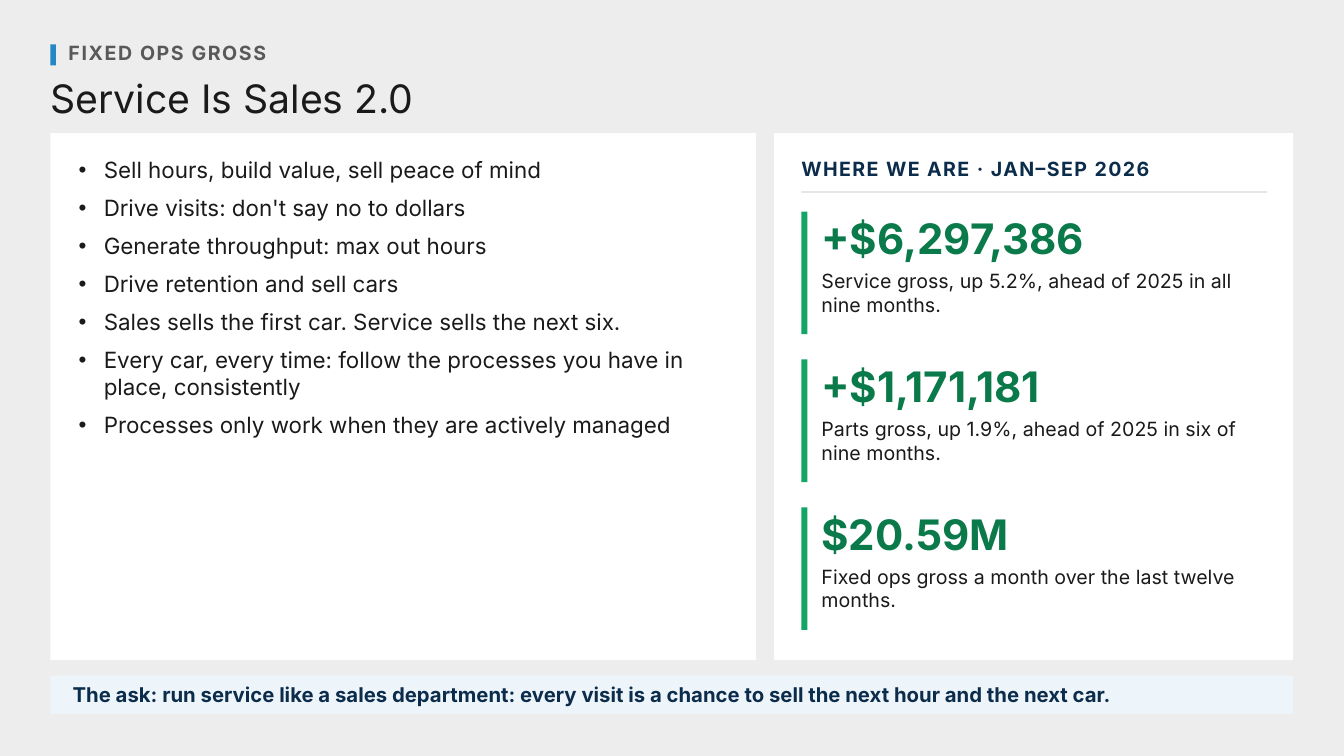
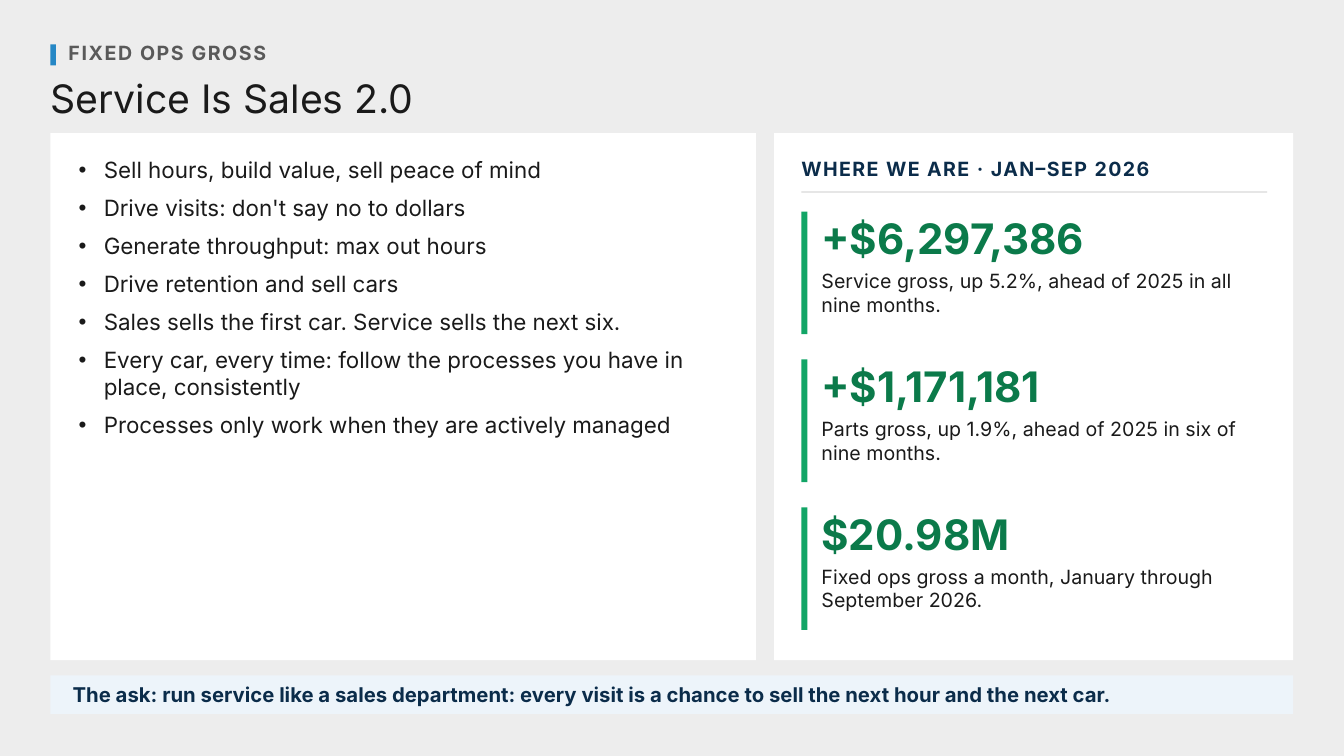
Before and after one commit to Ndresner/Noah, a slide deck: slide 12 of day2-deck/decks/Fixed Ops - Day 2 Example Test Deck.pptx. Drawn at 1344x756 pixels with LibreOffice and Linux fonts; fonts in the diff are those of the drawing. Boxes give left, top, right and bottom in pixels: in the first picture for what was removed or moved away, otherwise in the second. Text is boxed around its words. In the diff, an @@ line names an element or a change of style, - is before the commit and + after.

```diff
--- a/day2-deck/decks/Fixed Ops - Day 2 Example Test Deck.pptx
+++ b/day2-deck/decks/Fixed Ops - Day 2 Example Test Deck.pptx
@@ text at (x1=821, y1=515, x2=1009, y2=554): text changed @@
-$20.59M
+$20.98M
@@ text at (x1=821, y1=569, x2=1213, y2=611): text changed @@
-Fixed ops gross a month over the last twelve months.
+Fixed ops gross a month, January through September 2026.
```
Also in this commit, not shown: 13 other slides changed, 40 other files.
